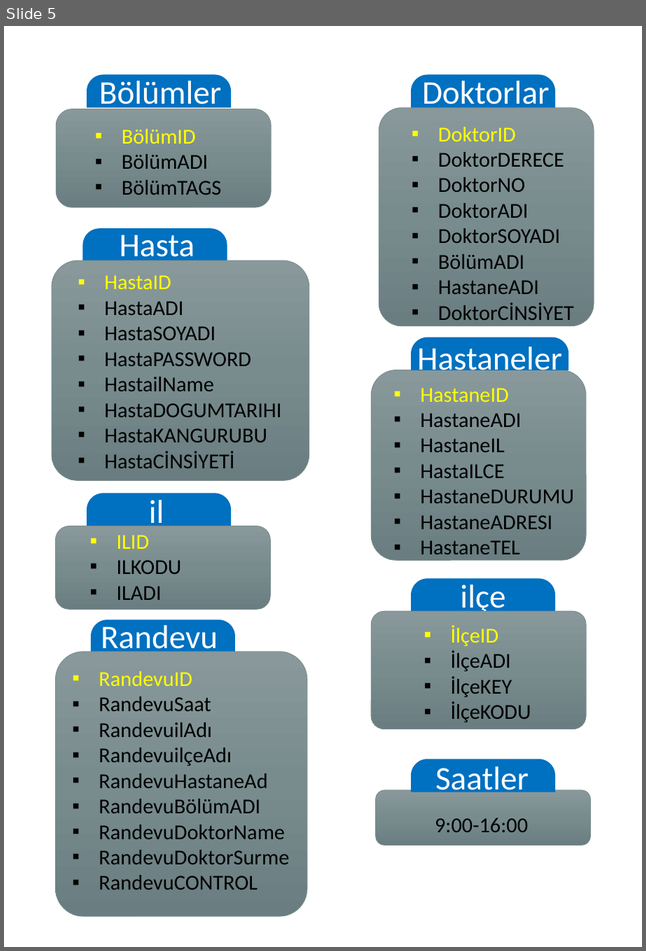
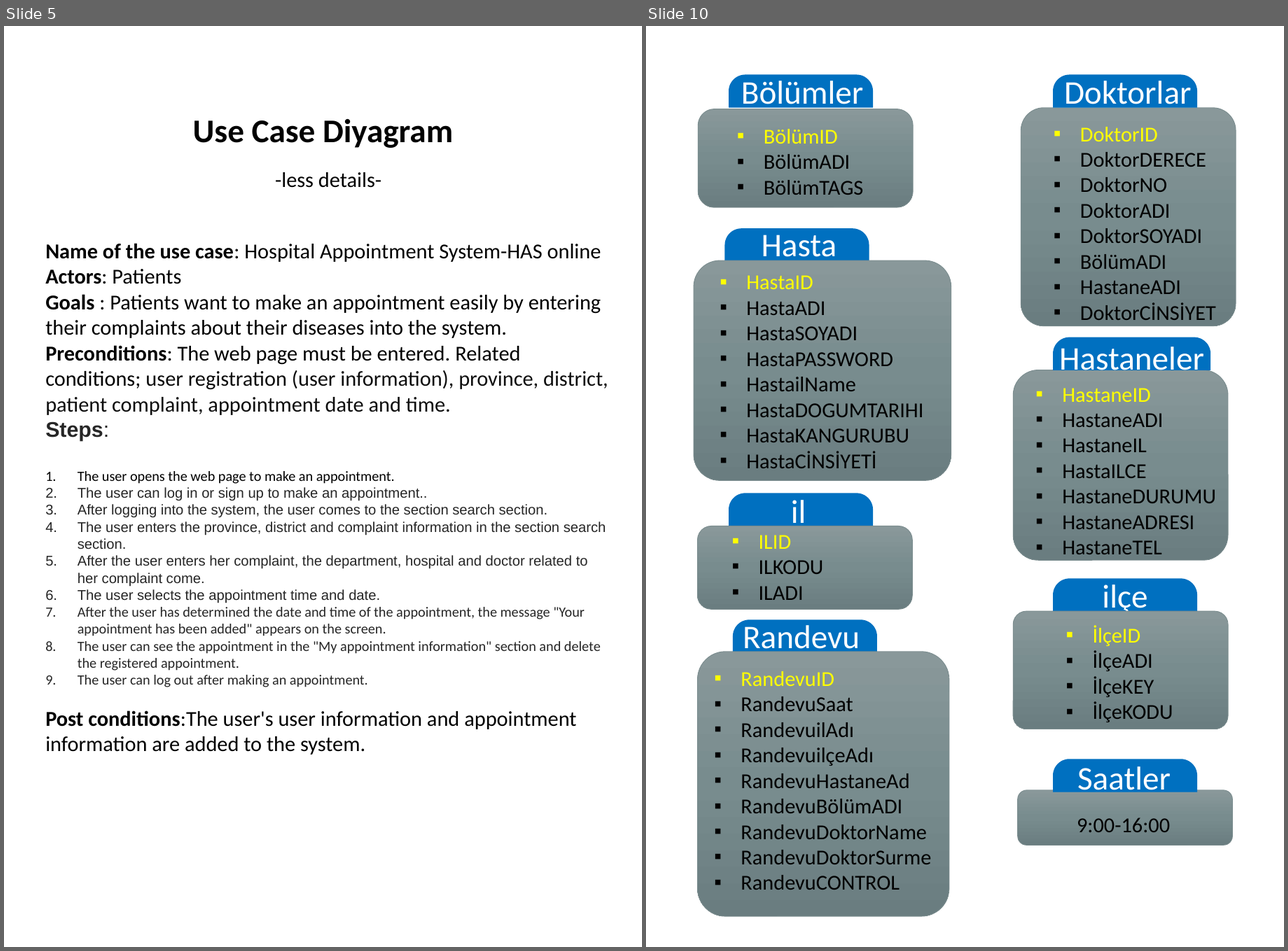
Before and after one commit to HAS-Project/Hospital-Appointment-System, a slide deck: Has-Project Report.pptx. Shown side by side, each under a label of ours: slide 5 before the commit, slides 5 and 10 after it; the slides between them are not shown. The pictures are 646x951 and 1288x951 pixels, drawn with LibreOffice and Linux fonts; fonts in the diff are those of the drawing. Boxes give left, top, right and bottom in pixels: in the first picture for what was removed or moved away, otherwise in the second. Text is boxed around its words. In the diff, an @@ line names an element or a change of style, - is before the commit and + after.

```diff
--- a/Has-Project Report.pptx
+++ b/Has-Project Report.pptx
@@ slide 5 added at [4, 26, 642, 947], background #FFFFFF @@
@@ text added at [193, 119, 453, 148], 28 pt, text #000000, bold @@
+Use Case Diyagram
@@ text added at [275, 172, 381, 188], 18 pt, text #000000 @@
+-less details-
@@ text added at [45, 243, 608, 755], 12 pt, text #262626 @@
+Name of the use case: Hospital Appointment System-HAS online
+Actors: Patients
+Goals : Patients want to make an appointment easily by entering their complaints about their diseases into the system.
+Preconditions: The web page must be entered. Related conditions; user registration (user information), province, district, patient complaint, appointment date and time.
+Steps:
+1. The user opens the web page to make an appointment.
+2. The user can log in or sign up to make an appointment..
+3. After logging into the system, the user comes to the section search section.
+4. The user enters the province, district and complaint information in the section search section.
+5. After the user enters her complaint, the department, hospital and doctor related to her complaint come.
+6. The user selects the appointment time and date.
+7. After the user has determined the date and time of the appointment, the message "Your appointment has been added" appears on the screen.
+8. The user can see the appointment in the "My appointment information" section and delete the registered appointment.
+9. The user can log out after making an appointment.
+Post conditions:The user's user information and appointment information are added to the system.
@@ what was slide 5 is now slide 10 @@
```
Also in this commit, not shown: 4 slides changed, 18 other slides added, 3 slides removed.
